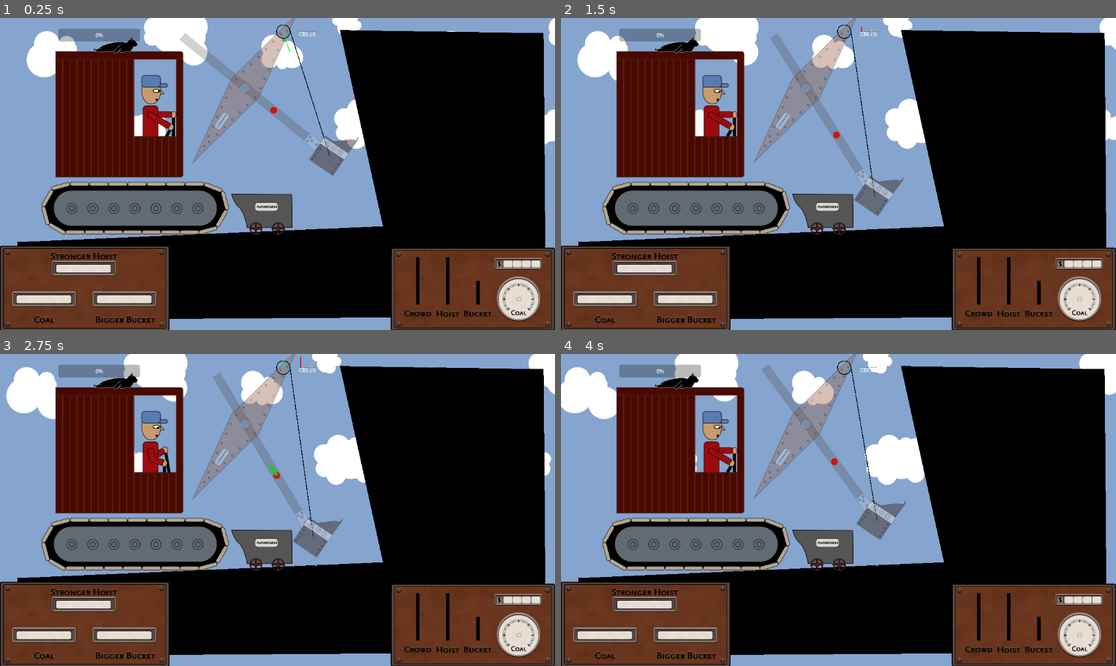
Above: before the commit, frames 1-4 (two rows, left to right).
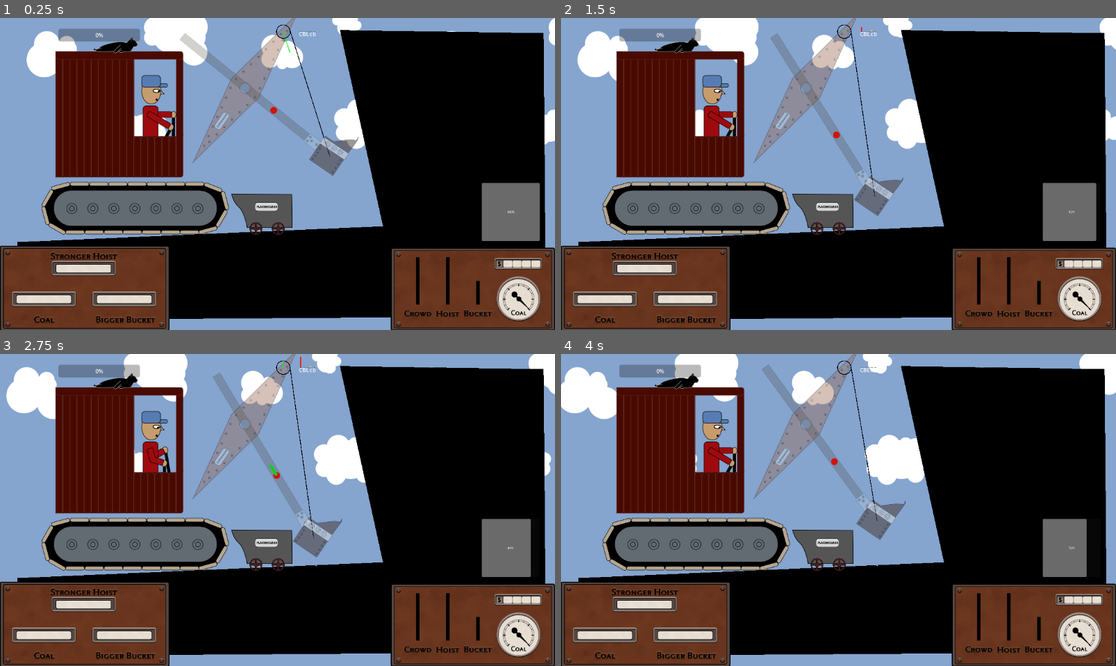
Above: after the commit, the same moments.

Repository: Lobbsterwaffles/Steam-Shov
Game: Godot game, scene res://jonly.tscn
The game is run twice, just before and just after one commit, with the same random seed, the same clock (stepped at 60 frames per second) and the same inputs.
Inputs:
- Up to frame 1 (0.25 s): no input
- Up to frame 2 (1.5 s): hold Q (hoist_up) 0.53-1.28 s; hold A (crowd_in) 0.53-1.28 s; tap Space at 0.77 s; tap S (crowd_out) at 0.8, 1.35 s
- Up to frame 3 (2.75 s): tap Space at 1.52 s; tap A (crowd_in) at 1.55 s; hold Q (hoist_up) from 2.03 s (still down); hold A (crowd_in) from 2.03 s (still down); tap S (crowd_out) at 2.3 s
- Up to frame 4 (4 s): release A (crowd_in) at 2.78 s; tap S (crowd_out) at 2.85, 3.8 s; tap Space at 3.02, 3.77 s; tap A (crowd_in) at 3.05 s; release Q (hoist_up) at 3.53 s; hold C from 3.53 s (still down)

The runs differ from the first frame. In frame 1, 2.0% of the frame differs, in the area x 86-98%, y 52-94%; in frame 2, 1.9%; in frame 3, 1.7%; in frame 4, 1.5%.

Commit message:
dirt despawner

Diff:
--- /dev/null
+++ b/dirt_despawner.gd
@@ -0,0 +1,29 @@
+extends Area2D
+
+
+var despawning := 1.0
+var despawn_max := 1.0
+var pending_despawn := []
+
+
+func _ready():
+	body_entered.connect(despawn)
+
+
+func despawn(body):
+	pending_despawn.append(body)
+
+
+
+
+func _process(delta: float) -> void:
+	despawning += delta * 10
+	if despawning >= despawn_max:
+		despawning  = despawn_max
+	while despawning > 0 and not pending_despawn.is_empty():
+		var to_destroy = pending_despawn.pop_back()
+		if is_instance_valid(to_destroy) == true:
+			to_destroy.queue_free()
+			despawning -= 1
+
+	return
--- a/door.gd
+++ b/door.gd
@@ -89,7 +89,7 @@
 		var area := 0.5 * PI * rm * rm
 		approx_area += area
 		body.mass = area
-		print("A ", area)
+		#print("A ", area)
 		body.position = parent.to_local(%scoop.to_global(center))
 		parent.add_child(body)
 	return approx_area
--- a/jonly.tscn
+++ b/jonly.tscn
@@ -19,8 +19,10 @@
 [ext_resource type="Script" uid="uid://s5k4kh6anw86" path="res://door.gd" id="13_cohnp"]
 [ext_resource type="Script" uid="uid://hsvi8bao0mcw" path="res://eyes.gd" id="15_t3quf"]
 [ext_resource type="Texture2D" uid="uid://de0o37vvkshp7" path="res://graphics/minecart.png" id="18_oeujs"]
+[ext_resource type="Script" uid="uid://byhxrwc4ypulh" path="res://dirt_despawner.gd" id="19_m8a62"]
 [ext_resource type="Texture2D" uid="uid://cwn2pk1felgyx" path="res://graphics/shovedisplay.png" id="20_n0lup"]
 [ext_resource type="Texture2D" uid="uid://b40lov7wgfke1" path="res://graphics/store.png" id="21_qye30"]
+[ext_resource type="Texture2D" uid="uid://bqlb1f5g2qprm" path="res://graphics/needle.png" id="22_pwk5d"]
 
 [sub_resource type="ShaderMaterial" id="ShaderMaterial_7msxs"]
 shader = ExtResource("1_ma3ou")
@@ -94,6 +96,9 @@
 [sub_resource type="RectangleShape2D" id="RectangleShape2D_xpitp"]
 size = Vector2(82.823425, 20)
 
+[sub_resource type="RectangleShape2D" id="RectangleShape2D_7msxs"]
+size = Vector2(116, 20)
+
 [node name="Node2D" type="Node2D" unique_id=1108412309]
 
 [node name="Background" type="ColorRect" parent="." unique_id=1988624965]
@@ -293,7 +298,17 @@
 texture = ExtResource("18_oeujs")
 
 [node name="CollisionPolygon2D" type="CollisionPolygon2D" parent="minecart" unique_id=1918100737]
-polygon = PackedVector2Array(-38, -61, 9, 39, 141, 38, 144, -64, 136, -64, 134, 32, 16, 31, -26, -61)
+polygon = PackedVector2Array(-39, -63, -38, -53, 9, 39, 141, 38, 144, -64, 136, -64, 134, 32, 16, 31)
+
+[node name="dirt_despawner" type="Area2D" parent="minecart" unique_id=701469815]
+position = Vector2(76, 19)
+collision_layer = 512
+collision_mask = 512
+script = ExtResource("19_m8a62")
+
+[node name="Node2D" type="CollisionShape2D" parent="minecart/dirt_despawner" unique_id=599990608]
+position = Vector2(-1, 1)
+shape = SubResource("RectangleShape2D_7msxs")
 
 [node name="dirtparent" type="Node2D" parent="." unique_id=2089694070]
 unique_name_in_owner = true
@@ -327,3 +342,18 @@
 scale = Vector2(0.46, 0.46)
 texture = ExtResource("21_qye30")
 expand_mode = 1
+
+[node name="CoalBar" type="ProgressBar" parent="HUD/TextureRect" unique_id=666217027]
+unique_name_in_owner = true
+layout_mode = 0
+offset_left = 2655.1467
+offset_top = 304.71936
+offset_right = 2974.7307
+offset_bottom = 624.3032
+
+[node name="Sprite2D" type="Sprite2D" parent="HUD" unique_id=1943324019]
+position = Vector2(324.7864, 129.91454)
+scale = Vector2(0.68, 0.68)
+texture = ExtResource("22_pwk5d")
+centered = false
+offset = Vector2(-27.895, -28.185)
--- a/scooply.gd
+++ b/scooply.gd
@@ -42,14 +42,21 @@
 var j_brake := 0.0
 var j_total := 0.0
 
+var coal := 100.0
+var burning_coal := true
+var efficiency := .1
+
 func _ready() -> void:
 	if sheave != null:
 		_update_geometry(global_position)
 		lastlength = length
 		brake_anchor = length
 	queue_redraw()
+	# body_entered.connect(_on_body_entered)
 
-	# body_entered.connect(_on_body_entered)
+
+
+
 
 
 func _tangent(pa: Vector2, s: float) -> Vector2:
@@ -69,8 +76,12 @@
 func _integrate_forces(state: PhysicsDirectBodyState2D) -> void:
 	var dt = state.step
 
+	_fuel(dt)
+
 	_update_geometry(state.transform.origin)
 	v_along = state.linear_velocity.dot(forcedir)
+
+
 
 	# Lock is a hack to prevent solver jitter from pushing us slowly downwards
 	if brake_amount > 0.8 and absf(length - lastlength) < 0.4:
@@ -153,3 +164,17 @@
 	x += 10.0
 	_bar("b", x, j_brake * 1e-3, Color.ORANGE)
 	x += 10.0
+
+
+func _fuel(dt) -> void:
+	%CoalBar.value = coal
+	print("coal: ", coal)
+	if (Input.is_action_pressed("crowd_in")
+			or Input.is_action_pressed("crowd_out")
+			or Input.is_action_pressed("hoist_up")):
+			burning_coal = true
+	else:
+		burning_coal = false
+
+	if burning_coal:
+		coal -= dt * 1/efficiency
Not shown, added: dirt_despawner.gd.uid
